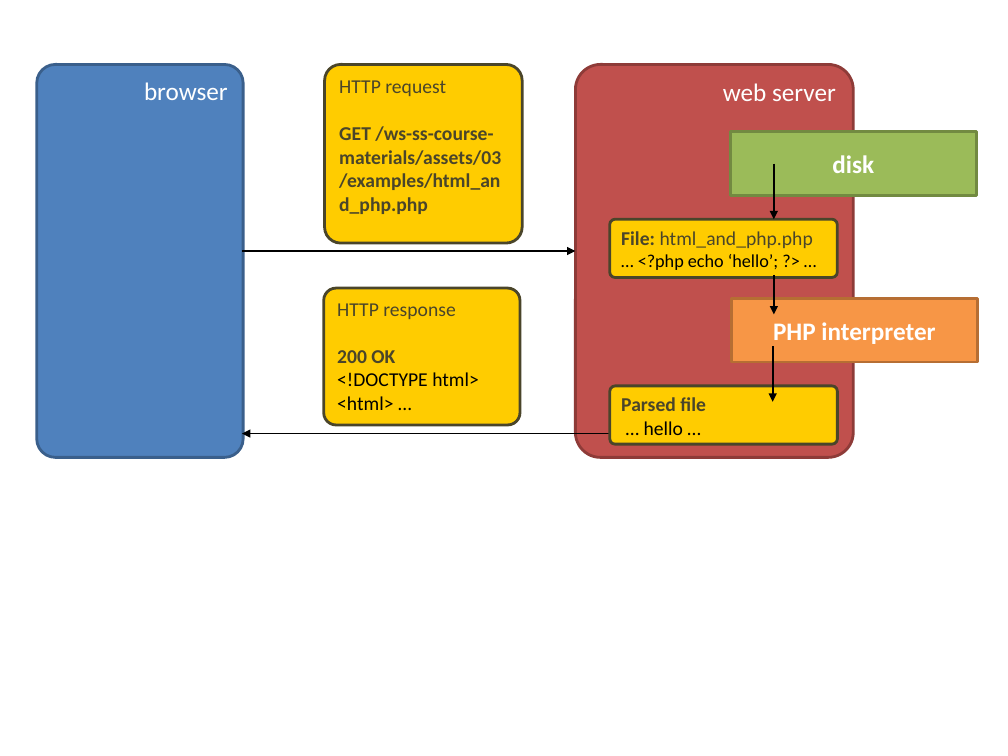
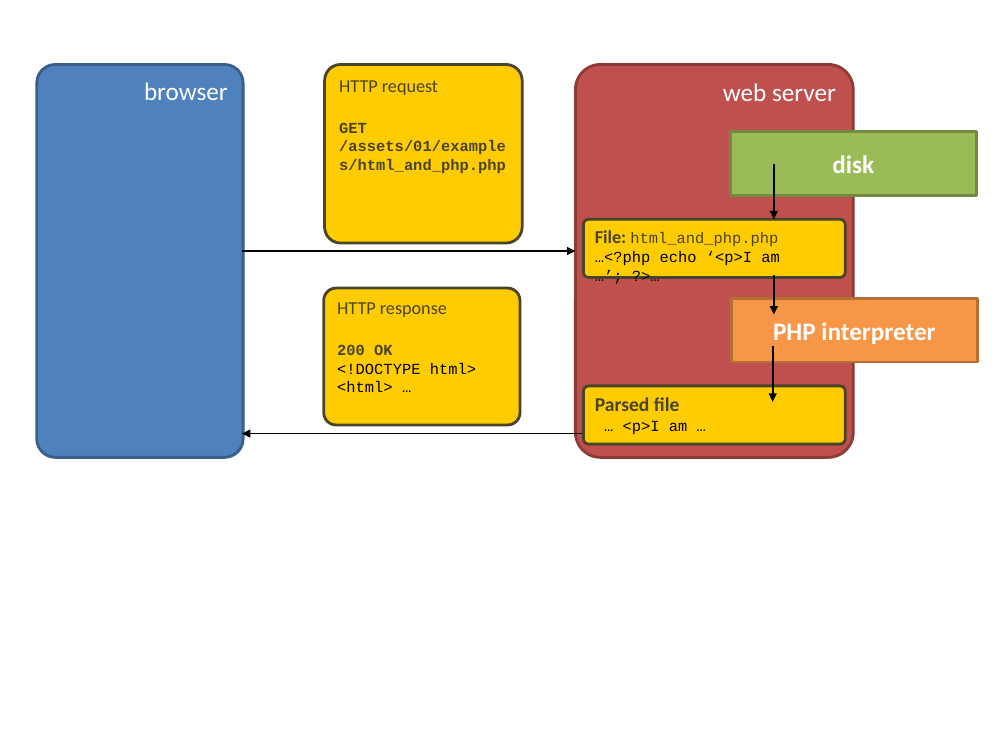
Before and after one commit to mjoris/workshops-back-end-development, a slide deck: slide 1 of app/public/assets/01/parsing2.pptx. Drawn at 1008x756 pixels with LibreOffice and Linux fonts; fonts in the diff are those of the drawing. Boxes give left, top, right and bottom in pixels: in the first picture for what was removed or moved away, otherwise in the second. Text is boxed around its words. In the diff, an @@ line names an element or a change of style, - is before the commit and + after.

Commit message:
adding very small updates on slide series on the web server

```diff
--- a/app/public/assets/01/parsing2.pptx
+++ b/app/public/assets/01/parsing2.pptx
@@ text in rounded rectangle at box(339, 80, 438, 95): size 14 to 13 pt in "HTTP request" @@
@@ text in rounded rectangle at box(339, 122, 506, 173): text changed; size 14 to 11 pt; font Calibri to Courier New @@
-GET /ws-ss-course-materials/assets/03/examples/html_and_php.php
+GET /assets/01/examples/html_and_php.php
@@ rounded rectangle "File: html_and_php.php": place and size @@
-rounded rectangle "File: html_and_php.php" at box(610, 220, 838, 278)
+rounded rectangle "File: html_and_php.php" at box(584, 220, 846, 278)
@@ text in rounded rectangle at box(595, 230, 778, 246): size 14 to 13 pt in "File:"; size 14 to 11 pt, font Calibri to Courier New in "html_and_php.php" @@
@@ text in rounded rectangle at box(595, 251, 780, 266): text changed; size 13 to 11 pt; font Calibri to Courier New @@
-… <?php echo ‘hello’; ?> …
+…<?php echo ‘<p>I am …’; ?>…
@@ rounded rectangle "HTTP response" at box(324, 288, 520, 425): size 14 to 13 pt in "HTTP response"; size 14 to 11 pt, font Calibri to Courier New in "200 OK", "<!DOCTYPE html> <html> …" @@
@@ rounded rectangle "Parsed file": place and size @@
-rounded rectangle "Parsed file" at box(610, 386, 838, 445)
+rounded rectangle "Parsed file" at box(584, 386, 846, 445)
@@ text in rounded rectangle at box(623, 421, 688, 435): text changed; size 14 to 11 pt; font Calibri to Courier New @@
-… hello …
+… <p>I am …
```
Also in this commit, not shown: 2 other files.
